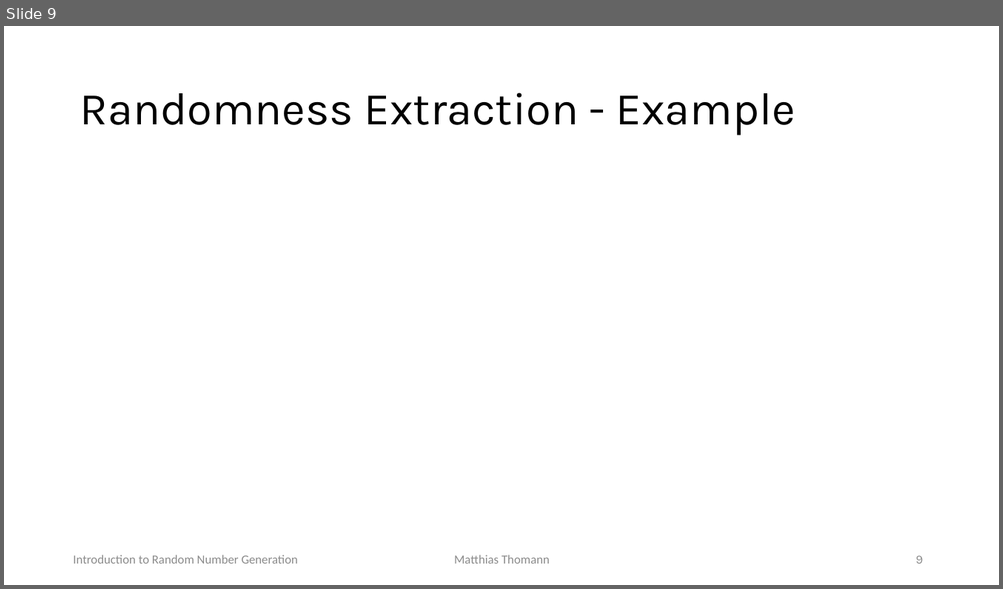
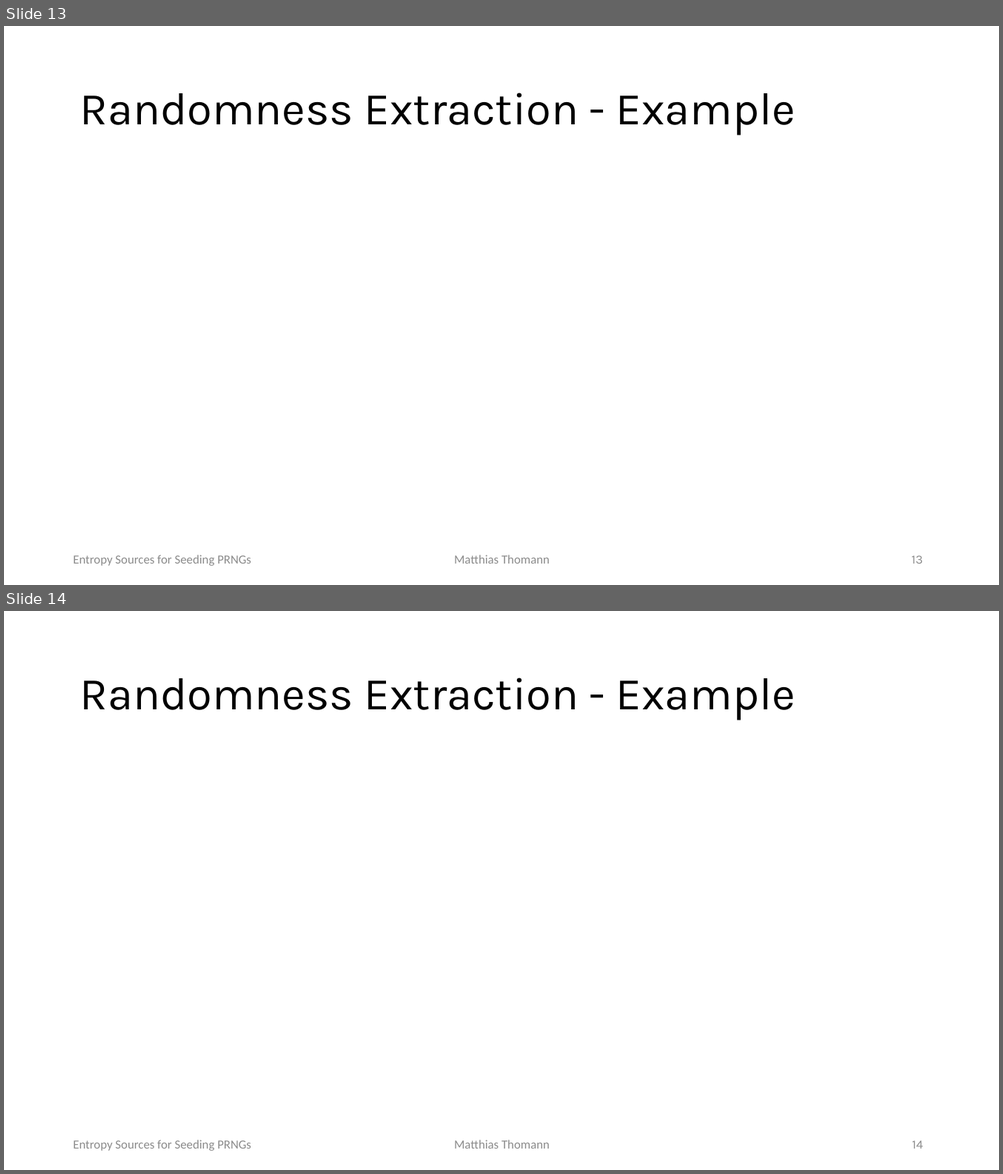
Before and after one commit to mth0348/info-seminar, a slide deck: presentation/presentation.pptx. Shown one above the other, each under a label of ours: slide 9 before the commit, slides 13 and 14 after it. The pictures are 1003x589 and 1003x1174 pixels, drawn with LibreOffice and Linux fonts; fonts in the diff are those of the drawing; grey boxes stand for pictures. Boxes give left, top, right and bottom in pixels: in the first picture for what was removed or moved away, otherwise in the second. Text is boxed around its words. In the diff, an @@ line names an element or a change of style, - is before the commit and + after.

```diff
--- a/presentation/presentation.pptx
+++ b/presentation/presentation.pptx
@@ slide 14 added at bbox=[4, 611, 999, 1170], background #FFFFFF; not listed: 3 template elements that a slide beside it also shows @@
@@ title added at bbox=[79, 678, 795, 721], 44 pt, text #000000 @@
+Randomness Extraction - Example
@@ rectangle added at bbox=[340, 827, 552, 884], fill #FFFFFF, outline #FFFFFF 1 pt @@
@@ rectangle added at bbox=[558, 827, 710, 884], fill #FFFFFF, outline #FFFFFF 1 pt @@
@@ rectangle added at bbox=[710, 827, 899, 884], fill #FFFFFF, outline #FFFFFF 1 pt @@
@@ rectangle added at bbox=[77, 878, 486, 917], fill #FFFFFF, outline #FFFFFF 1 pt @@
@@ rectangle added at bbox=[77, 908, 486, 948], fill #FFFFFF, outline #FFFFFF 1 pt @@
@@ rectangle added at bbox=[326, 1019, 371, 1072], fill #FFFFFF, outline #FFFFFF 1 pt @@
@@ rectangle added at bbox=[371, 1019, 412, 1072], fill #FFFFFF, outline #FFFFFF 1 pt @@
@@ rectangle added at bbox=[413, 1019, 458, 1072], fill #FFFFFF, outline #FFFFFF 1 pt @@
@@ what was slide 9 is now slide 13 @@
@@ slide 13 changed as well @@
@@ text at bbox=[73, 555, 251, 566]: text changed @@
-Introduction to Random Number Generation
+Entropy Sources for Seeding PRNGs
@@ page number at bbox=[911, 556, 922, 564]: text changed @@
-9
+13
```
Also in this commit, not shown: 7 other slides changed, 7 other slides added, 3 slides removed, 4 other files.
